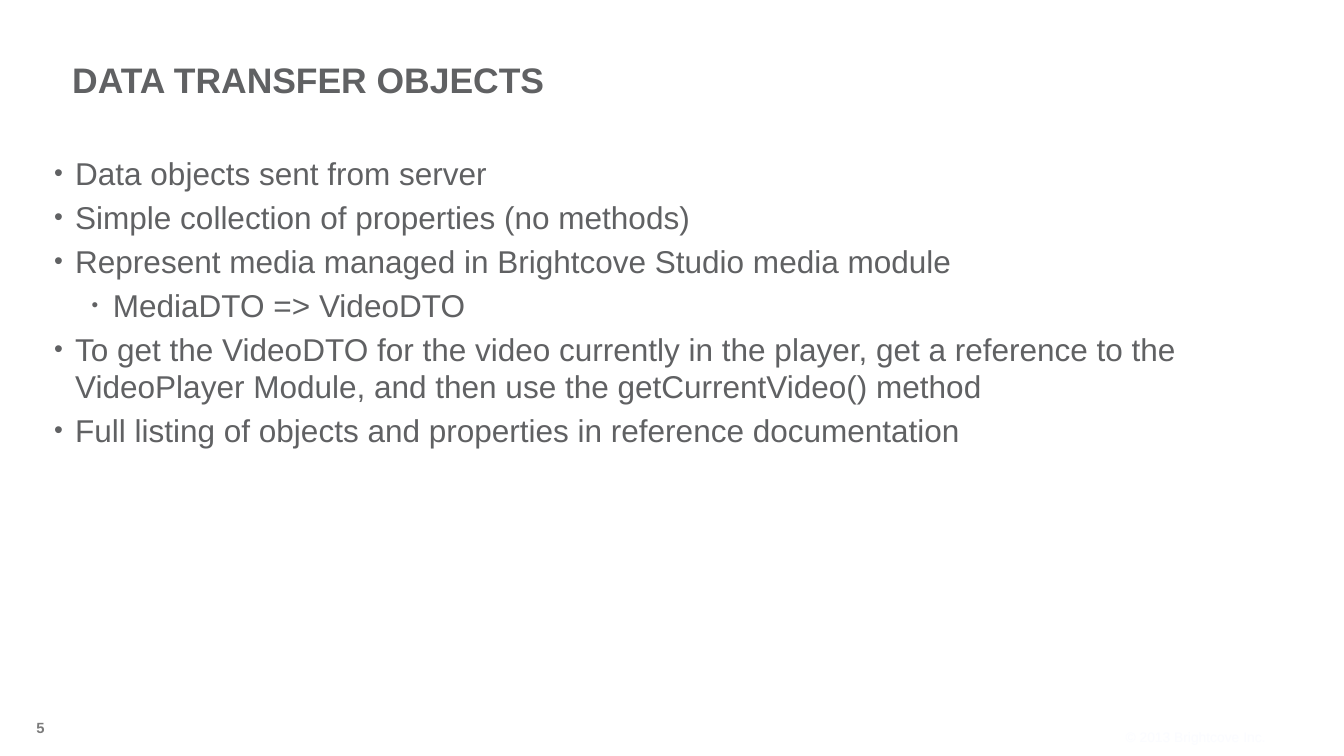
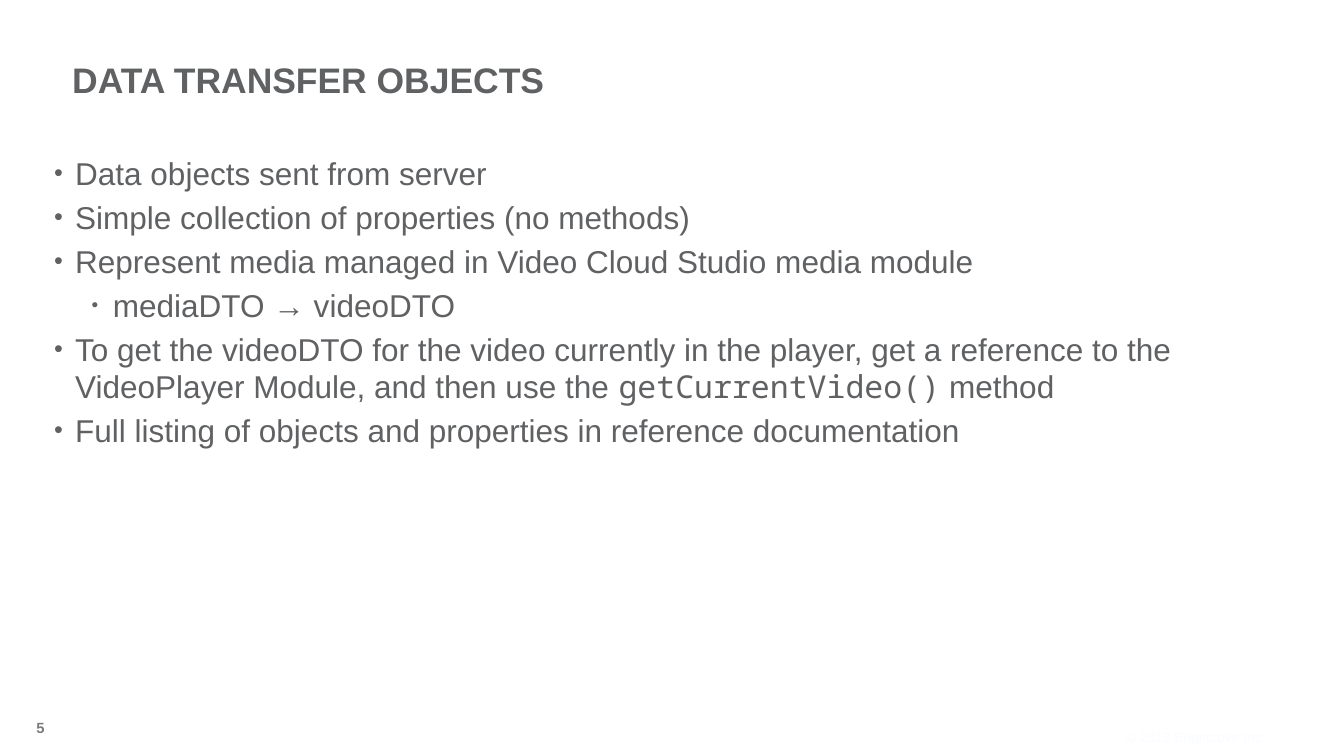
Before and after one commit to BrightcoveLearning/VideoCloudSmartPlayerAPI, a slide deck: slide 5 of VideoSessionsMaterials/v11-player-module.pptx. Drawn at 1344x756 pixels with LibreOffice and Linux fonts; fonts in the diff are those of the drawing; background and template pictures are left out. Boxes give left, top, right and bottom in pixels: in the first picture for what was removed or moved away, otherwise in the second. Text is boxed around its words. In the diff, an @@ line names an element or a change of style, - is before the commit and + after.

Commit message:
courseware and video updates

```diff
--- a/VideoSessionsMaterials/v11-player-module.pptx
+++ b/VideoSessionsMaterials/v11-player-module.pptx
@@ text at (75, 250, 1171, 406): text changed @@
-• Represent media managed in Brightcove Studio media module
-  • MediaDTO => VideoDTO
-• To get the VideoDTO for the video currently in the player, get a reference to the VideoPlayer Module, and then use the getCurrentVideo() method
+• Represent media managed in Video Cloud Studio media module
+  • mediaDTO → videoDTO
+• To get the videoDTO for the video currently in the player, get a reference to the VideoPlayer Module, and then use the getCurrentVideo() method
```
Also in this commit, not shown: 4 other slides changed, 3 slides added, 12 other files.
